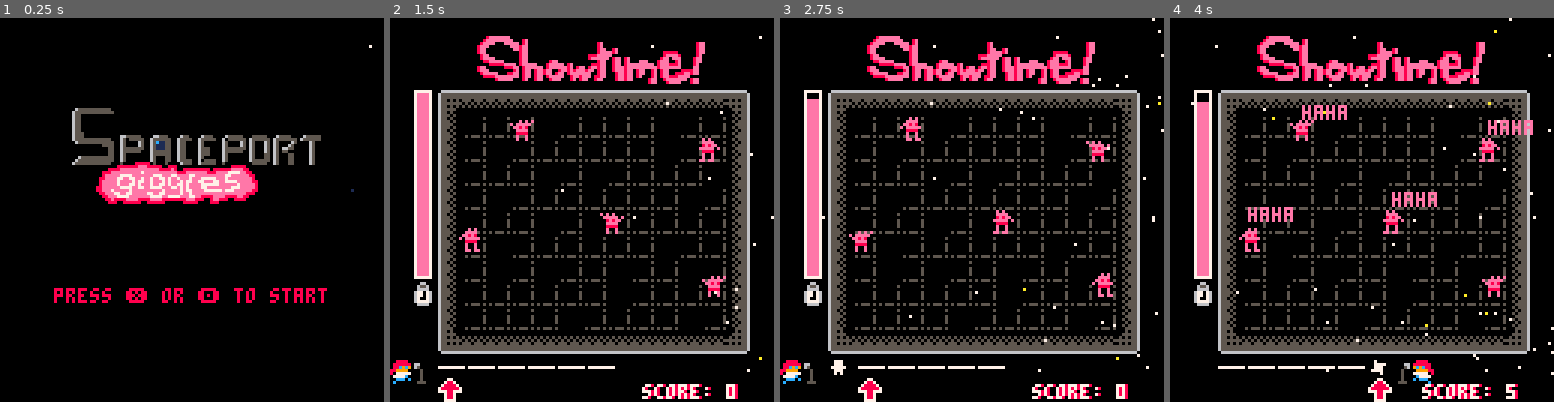
Above: before the commit, frames 1-4 (left to right).
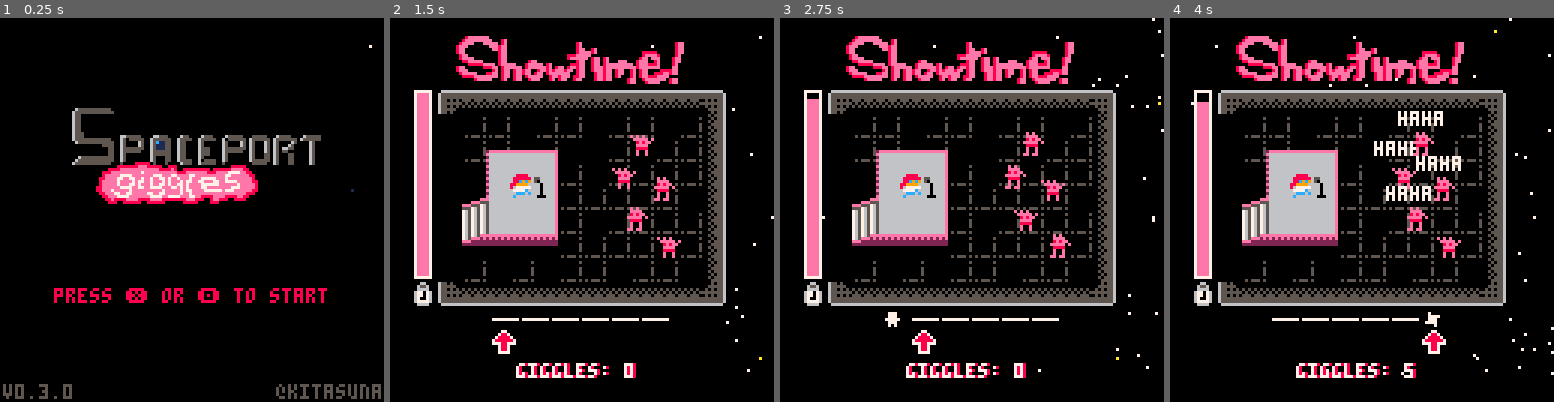
Above: after the commit, the same moments.

Repository: kitasuna/ggj2024
Game: PICO-8 cartridge main.p8
The game is run twice, just before and just after one commit, with the same random seed, the same clock (stepped at 60 frames per second) and the same inputs.
Inputs:
- Up to frame 1 (0.25 s): no input
- Up to frame 2 (1.5 s): tap X (X key) at 0.33, 1.07 s; tap O (Z key) at 0.7 s
- Up to frame 3 (2.75 s): hold Right 1.6-2.1 s; tap O (Z key) at 1.7, 2.1, 2.5 s; tap X (X key) at 1.85 s; hold Up 2.15-2.42 s; hold Right from 2.47 s (still down)
- Up to frame 4 (4 s): tap O (Z key) at 2.9, 3.3, 3.7 s; tap X (X key) at 2.97 s; release Right at 3.03 s; hold Left 3.08-3.58 s; hold Down 3.63-3.97 s

The runs differ from the first frame. In frame 1, 0.8% of the frame differs, in the area x 0-100%, y 95-100%; in frame 2, 26%; in frame 3, 26%; in frame 4, 28%, in the area x 12-95%, y 4-100%.

Commit message:
Add new background for Showtime Change score to be called giggles Fix bug: score not resetting after new game

Diff:
--- a/_game.lua
+++ b/_game.lua
@@ -5,27 +5,34 @@
 _guesses = {}
 function _showtime_draw()
   cls()
+
+  for k, v in pairs(fx.stars) do
+    pset(v.x, v.y, rnd() > 0.9 and 10 or 7)
+  end
+
+  palt(0, false)
+  map(0,12,16,24,12,19)
+  palt()
+
   palt(11, true)
 
-  for k, v in pairs(fx.stars) do
-    pset(v.x, v.y, rnd() > 0.9 and 10 or 7)
-  end
-
-  map(0,0,16,24,14,12)
-
   -- input guy
-  input:draw(6, 112)
+  input:draw(24, 96)
 
   -- baddies
   baddie_mngr:draw()
 
   -- showtime banner
-  spr(64, 27, 6, 10, 2)
-
-  -- our hero
-  spr(32, _showtime_hero_params[_showtime_hero_index + 1], 114, 1, 1, _showtime_hero_index == 1 and true or false)
-  -- our hero's microphone
-  spr(75, _showtime_mic_params[_showtime_hero_index + 1], 114, 1, 1, _showtime_hero_index == 1 and true or false)
+  spr(64, 20, 6, 10, 2)
+
+  -- stage
+  spr(137, 24, 44, 4, 4)
+  -- hero
+  spr(32, 40, 52)
+  -- mic
+  palt(0, false)
+  spr(76, 48, 52)
+  palt()
 
   -- time limit
   -- Border is 62 px high, to accommodae 60px of filled meter
@@ -33,7 +40,7 @@
   rectfill(9,85,12,25 + (SHOWTIME_TIMER - _showtime_current_timer),14)
   spr(91, 7, 88)
 
-  dshad("score: ".._score, 84, 122, 7, 8)
+  dshad("giggles: ".._score, 42, 115, 7, 8)
   palt()
 end
 
@@ -77,7 +84,7 @@
   palt(11, true)
 
   dshad("bravo!", 48, 32, 7, 8)
-  dshad("score: ".._score, 48, 40, 7, 8)
+  dshad("giggles: ".._score, 48, 40, 7, 8)
 
   dshad("grammar solution!", 32, 72, 12, 1)
   _grammar:explain(32, 82)
@@ -177,7 +184,7 @@
           add(_guesses, joined_str)
         else -- repeat
           _score += 1
-          baddie_mngr:react("ha...")
+          baddie_mngr:react("ha…")
           sfx(25)
           add(timers, {
             ttl = 1.2,
@@ -188,7 +195,7 @@
         end
       -- failed, give a "..."
       else
-        baddie_mngr:react("...")
+        baddie_mngr:react("…\n…\n…")
           sfx(26)
           add(timers, {
             ttl = 1.2,
@@ -220,6 +227,8 @@
   map(20,0,24,30,11,4)
   --dshad("press "..BUTTON_X.." or "..BUTTON_O.." to start", 18, 90, 7, 8)
   fx.cyclers[1]:draw(18, 90)
+
+  byline(5)
 end
 
 function _title_update(dt)
@@ -243,6 +252,12 @@
     _current_state = new_state
     _showtime_current_timer = _showtime_remaining_timer
     _showtime_hero_ttl = 3
+    -- change baddie locations
+    local locations = {{74, 49},{80,38},{87,53},{78,63},{89,72}}
+    for k, v in pairs(baddie_mngr.baddies) do
+      v.x, v.y = locations[k][1],locations[k][2]
+      v.flip = true
+    end
     _guesses = {}
   elseif new_state == STATE_TITLE then
     _current_state = new_state
--- a/baddies.lua
+++ b/baddies.lua
@@ -36,10 +36,13 @@
         local offset_x = 0
         local offset_y = 0
         if v.reaction == "haha" then
-          offset_x = rnd(4) - 2
-          offset_y = rnd(4) - 2
+          offset_x = rnd(3) - 2
+          offset_y = rnd(3) - 2
         end
-        print(v.reaction, v.x + 5 + offset_x, v.y - 5 + offset_y, 14)
+        local r_offset = text_offset(v.reaction)
+        -- rect(v.x - 1 - r_offset, v.y-8, v.x + 9 + r_offset, v.y, 7)
+        -- rectfill(v.x - r_offset, v.y-7, v.x + 8 + r_offset, v.y-1, 14)
+        print(v.reaction, v.x + 10 + offset_x - r_offset, v.y - 6 + offset_y, 7)
       end
     end
   end,
--- a/main.p8
+++ b/main.p8
@@ -11,6 +11,7 @@
 #include input.lua
 #include player.lua
 #include timers.lua
+#include utils.lua
 
 
 _chars = {}
@@ -39,6 +40,7 @@
   _chars = split("웃,♥,⧗,ˇ,▤,✽")
   _altchars = split("웃,♥,⧗,ˇ,▤,✽")
   _chars = shuffle(_chars)
+  _score = 0
   for k, v in pairs(_chars) do
     printh("Shuffed "..k..": "..v)
   end
@@ -379,10 +381,10 @@
 8482828282828282828282858800000000000000000000000000000000000000000000000000000000000000000000000000000000000000000000000000000000000000000000000000000000000000000000000000000000000000000000000000000000000000000000000000000000000000000000000000000000000000
 885a5a885a5a885a5a885a818800000000000000000000000000000000000000000000000000000000000000000000000000000000000000000000000000000000000000000000000000000000000000000000000000000000000000000000000000000000000000000000000000000000000000000000000000000000000000
 885a5a5c5a5c5c5a5c5a5a818800000000000000000000000000000000000000000000000000000000000000000000000000000000000000000000000000000000000000000000000000000000000000000000000000000000000000000000000000000000000000000000000000000000000000000000000000000000000000
-88898a8b8c5a885a5a5a5a818800000000000000000000000000000000000000000000000000000000000000000000000000000000000000000000000000000000000000000000000000000000000000000000000000000000000000000000000000000000000000000000000000000000000000000000000000000000000000
-88999a294c5a5a5a5a5a88818800000000000000000000000000000000000000000000000000000000000000000000000000000000000000000000000000000000000000000000000000000000000000000000000000000000000000000000000000000000000000000000000000000000000000000000000000000000000000
-88a9aaabac5a885a5a5a5a818800000000000000000000000000000000000000000000000000000000000000000000000000000000000000000000000000000000000000000000000000000000000000000000000000000000000000000000000000000000000000000000000000000000000000000000000000000000000000
-88b9babbbc5a5a5a5a885a818800000000000000000000000000000000000000000000000000000000000000000000000000000000000000000000000000000000000000000000000000000000000000000000000000000000000000000000000000000000000000000000000000000000000000000000000000000000000000
+88898888885a885a5a5a5a818800000000000000000000000000000000000000000000000000000000000000000000000000000000000000000000000000000000000000000000000000000000000000000000000000000000000000000000000000000000000000000000000000000000000000000000000000000000000000
+8899885c5c5a5a5a5a5a88818800000000000000000000000000000000000000000000000000000000000000000000000000000000000000000000000000000000000000000000000000000000000000000000000000000000000000000000000000000000000000000000000000000000000000000000000000000000000000
+88888888885a885a5a5a5a818800000000000000000000000000000000000000000000000000000000000000000000000000000000000000000000000000000000000000000000000000000000000000000000000000000000000000000000000000000000000000000000000000000000000000000000000000000000000000
+88888888885a5a5a5a885a818800000000000000000000000000000000000000000000000000000000000000000000000000000000000000000000000000000000000000000000000000000000000000000000000000000000000000000000000000000000000000000000000000000000000000000000000000000000000000
 885a885a885a5a885a5a88818800000000000000000000000000000000000000000000000000000000000000000000000000000000000000000000000000000000000000000000000000000000000000000000000000000000000000000000000000000000000000000000000000000000000000000000000000000000000000
 8683838383838383838383878800000000000000000000000000000000000000000000000000000000000000000000000000000000000000000000000000000000000000000000000000000000000000000000000000000000000000000000000000000000000000000000000000000000000000000000000000000000000000
 8888888888888888888888888800000000000000000000000000000000000000000000000000000000000000000000000000000000000000000000000000000000000000000000000000000000000000000000000000000000000000000000000000000000000000000000000000000000000000000000000000000000000000
--- /dev/null
+++ b/utils.lua
@@ -0,0 +1,5 @@
+-- Color -> IO()
+function byline(color)
+  print("v0.3.0", 1, 122, color)
+  print("@kitasuna", 92, 122, color)
+end
Not shown, changed: 40 lines of the sprite sheet (__gfx__) section of main.p8
